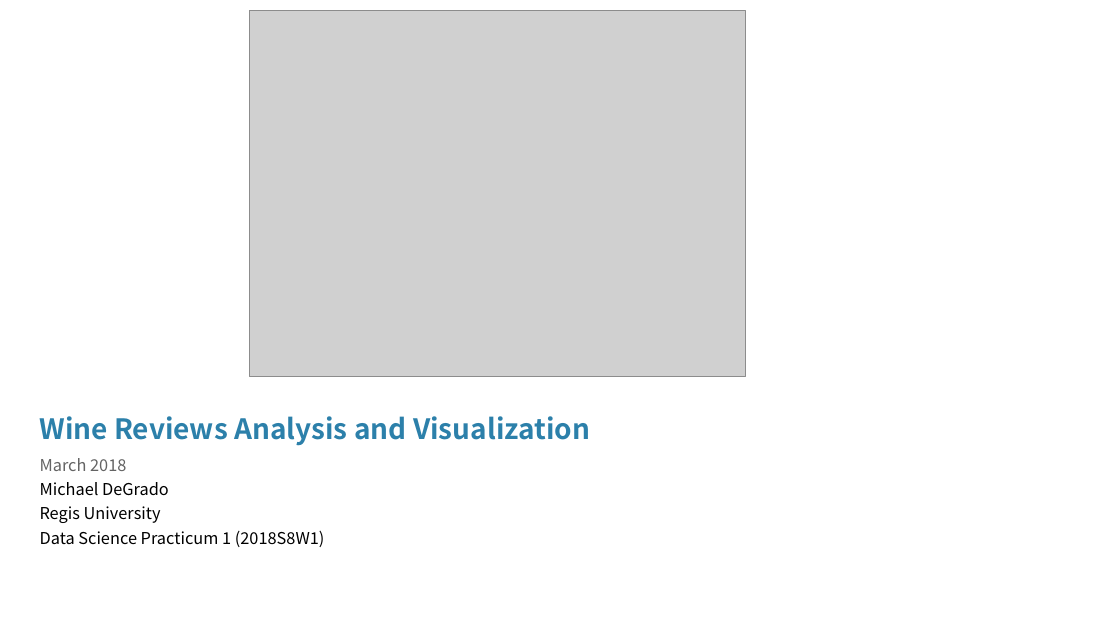
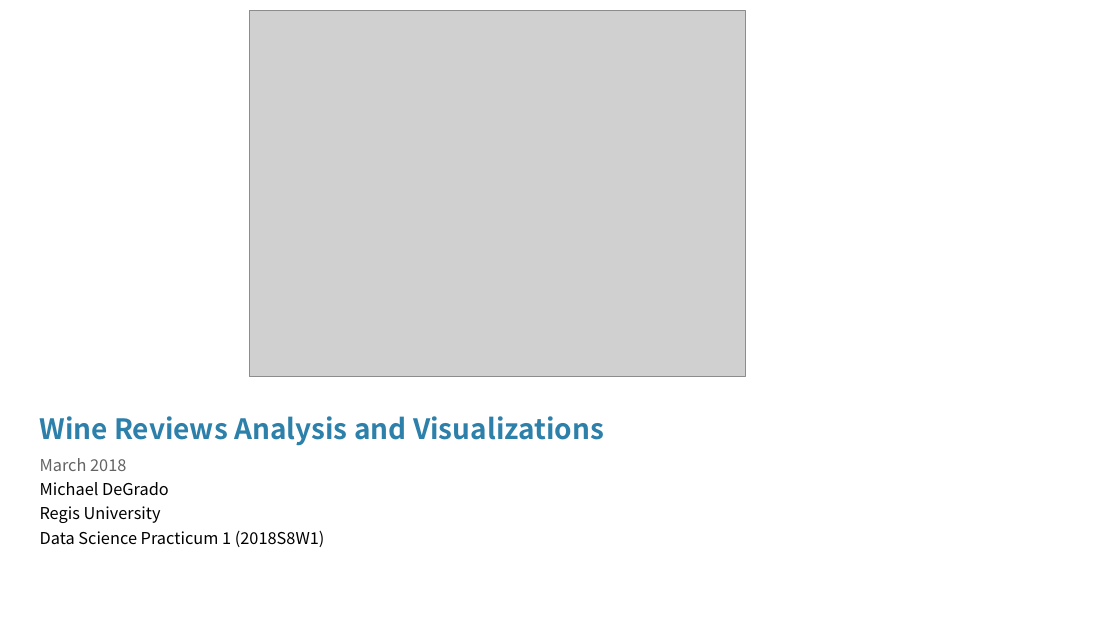
Before and after one commit to mdegrado/Wine-reviews-analysis-and-visualization, a slide deck: slide 1 of winereviews/Wine Reviews Analysis and Visualization.pptx. Drawn at 1120x630 pixels with LibreOffice and Linux fonts; fonts in the diff are those of the drawing; grey boxes stand for pictures. Boxes give left, top, right and bottom in pixels: in the first picture for what was removed or moved away, otherwise in the second. Text is boxed around its words. In the diff, an @@ line names an element or a change of style, - is before the commit and + after.

```diff
--- a/winereviews/Wine Reviews Analysis and Visualization.pptx
+++ b/winereviews/Wine Reviews Analysis and Visualization.pptx
@@ text at <box>39,416,604,446</box>: text changed @@
-Wine Reviews Analysis and Visualization
+Wine Reviews Analysis and Visualizations
```
